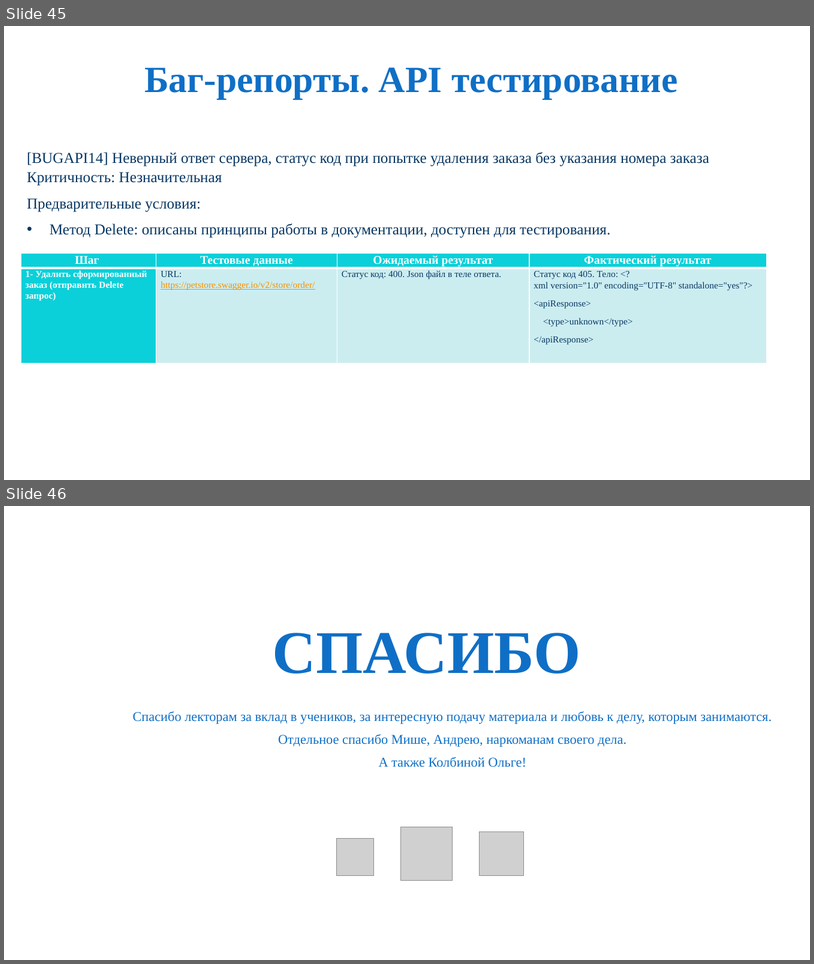
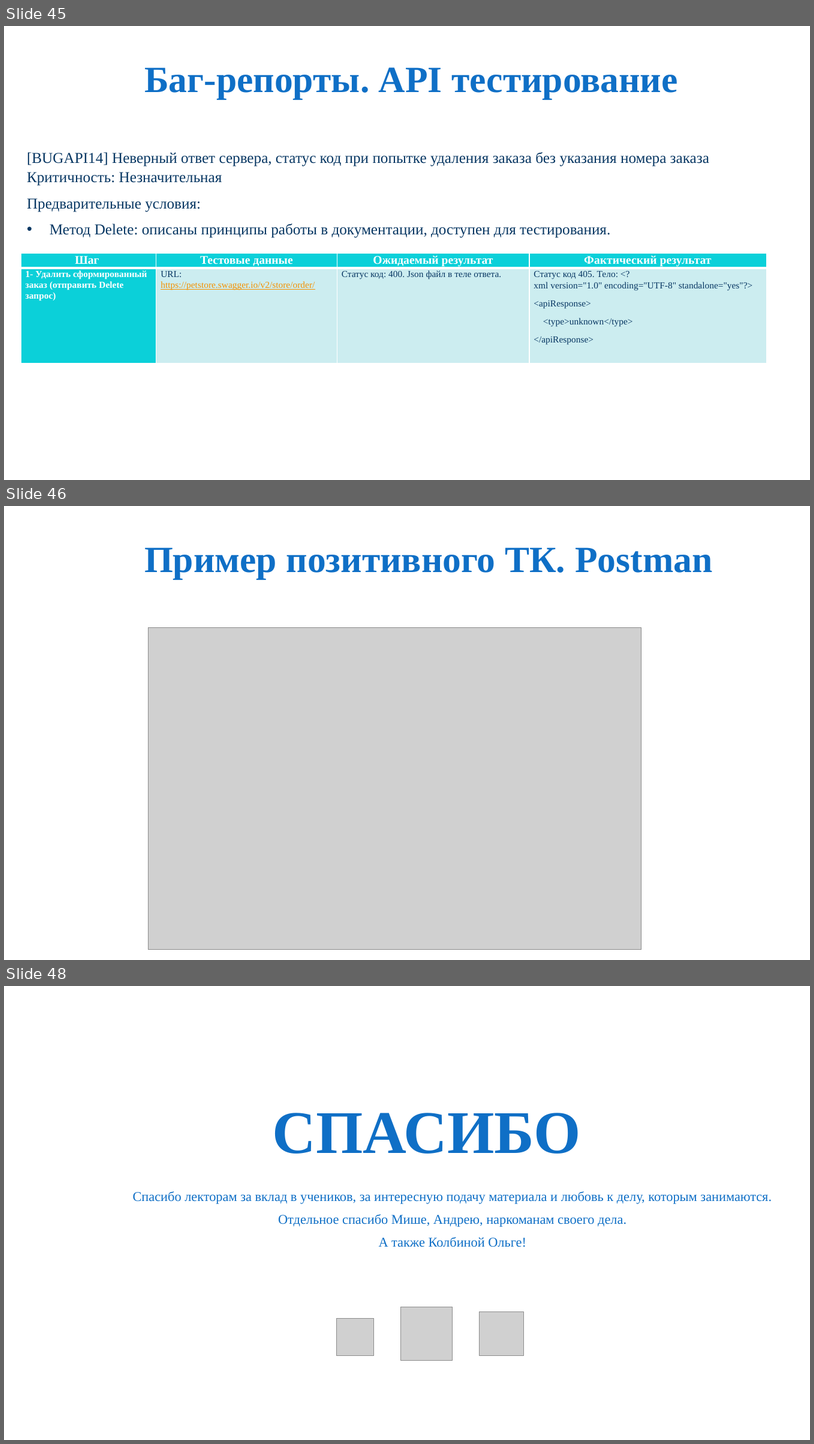
Before and after one commit to bessarabovaos/bessarabovaos, a slide deck: Презентация_курсовая_БессарабоваОС.pptx. Shown one above the other, each under a label of ours: slides 45 and 46 before the commit, slides 45, 46 and 48 after it; the slides between them are not shown. The pictures are 814x964 and 814x1444 pixels, drawn with LibreOffice and Linux fonts; fonts in the diff are those of the drawing; grey boxes stand for pictures; background and template pictures are left out. Boxes give left, top, right and bottom in pixels: in the first picture for what was removed or moved away, otherwise in the second. Text is boxed around its words. In the diff, an @@ line names an element or a change of style, - is before the commit and + after.

Commit message:
Добавление примеров Postman

```diff
--- a/Презентация_курсовая_БессарабоваОС.pptx
+++ b/Презентация_курсовая_БессарабоваОС.pptx
@@ slide 46 added at (4, 506, 810, 960), background #FFFFFF @@
@@ title added at (144, 547, 713, 579), 44 pt, text #0F6FC6, bold @@
+Пример позитивного ТК. Postman
@@ picture added at (149, 628, 642, 949) @@
@@ what was slide 46 is now slide 48 @@
```
Also in this commit, not shown: 1 other slide added.
